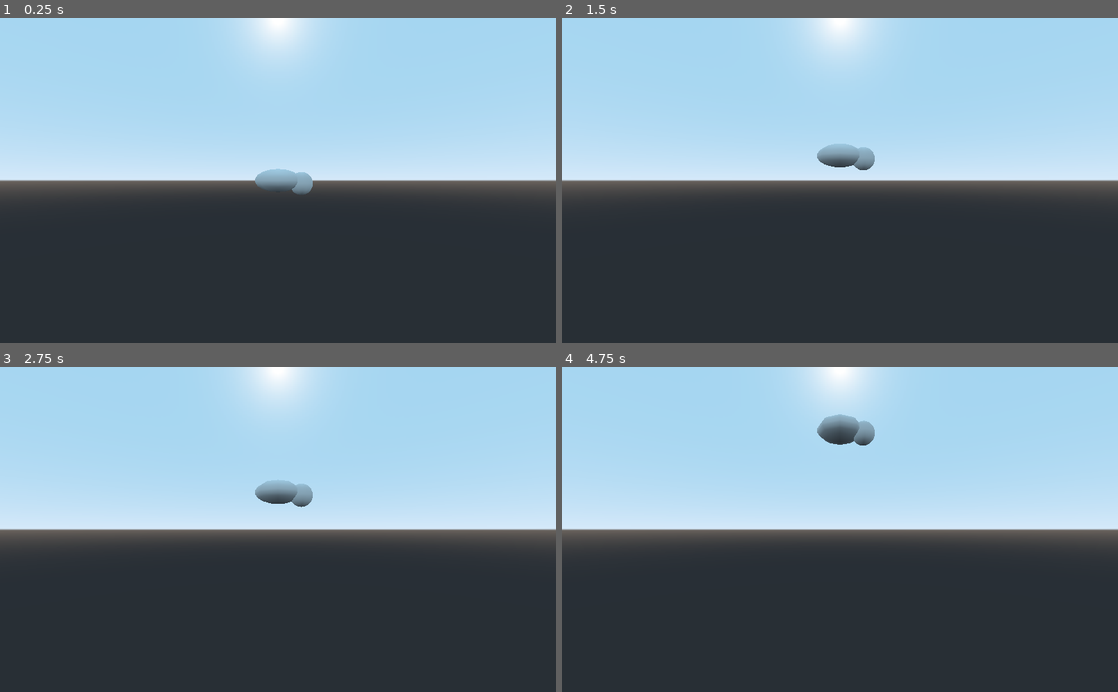
Above: before the commit, frames 1-4 (two rows, left to right).
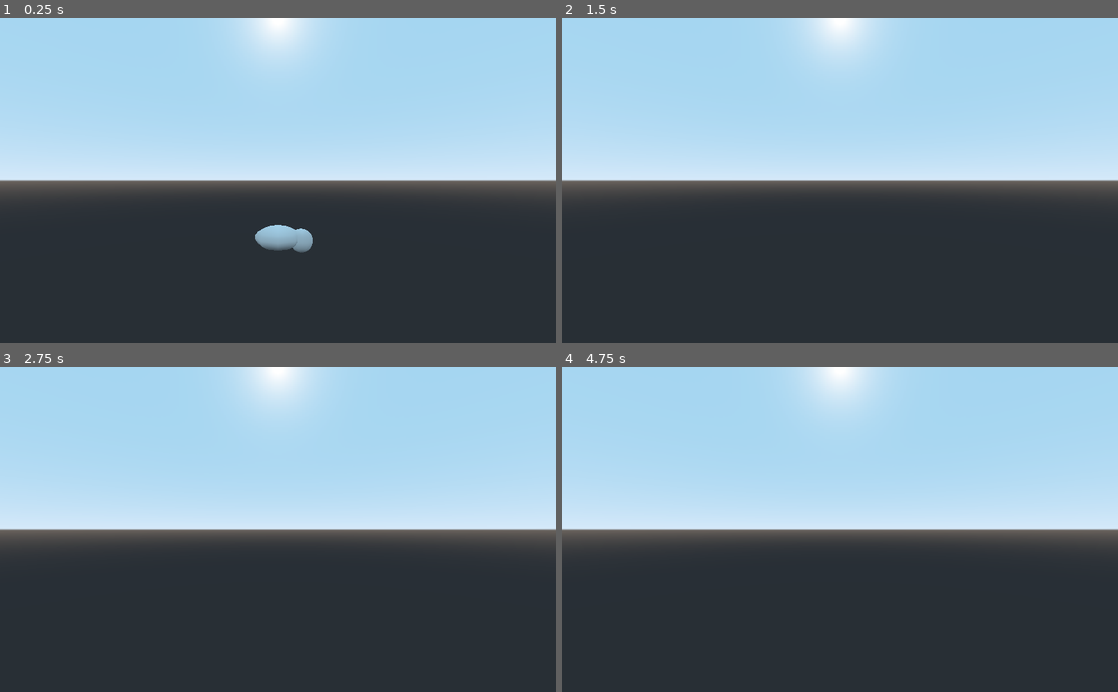
Above: after the commit, the same moments.

Repository: ArthurBajt/FlappyBird-Godot
Game: Godot game, scene res://Scene/Partie/Partie.tscn
Same seed, same stepped clock (60 frames per second), same inputs: the game is played once before the commit and once after it.
Inputs:
- Up to frame 1 (0.25 s): no input
- Up to frame 2 (1.5 s): tap Enter at 0.5 s; tap Space at 0.77, 1.25 s
- Up to frame 3 (2.75 s): tap Space at 1.52 s; tap Enter at 2 s
- Up to frame 4 (4.75 s): tap Space at 2.75, 3.02, 3.77, 4.25, 4.52 s; tap Enter at 3.5 s

The runs differ from the first frame. In frame 1, 1.2% of the frame differs, in the area x 45-57%, y 46-73%; in frame 2, 0.6%; in frame 3, 0.6%; in frame 4, 0.8%.

Commit message:
Globals et updt Joueur

Diff:
--- a/Scene/Joueur/Joueur.gd
+++ b/Scene/Joueur/Joueur.gd
@@ -6,7 +6,7 @@
 # var b = "text"
 
 var saut: int = 0
-const PUISSANCE_SAUT: int = 8
+const PUISSANCE_SAUT: int = 20
 
 
 # Called when the node enters the scene tree for the first time.
@@ -29,4 +29,5 @@
 
 
 func appliquePhysique(delta):
-	translation.y += saut * delta
+	var motion = saut - Globals.GRAVITE
+	translation.y += motion * delta
--- /dev/null
+++ b/Scripts/Globals.gd
@@ -0,0 +1,4 @@
+extends Node
+
+
+const GRAVITE: float = 9.81
--- a/project.godot
+++ b/project.godot
@@ -19,6 +19,10 @@
 run/main_scene="res://Scene/Partie/Partie.tscn"
 config/icon="res://icon.png"
 
+[autoload]
+
+Globals="*res://Scripts/Globals.gd"
+
 [rendering]
 
 quality/driver/driver_name="GLES2"
